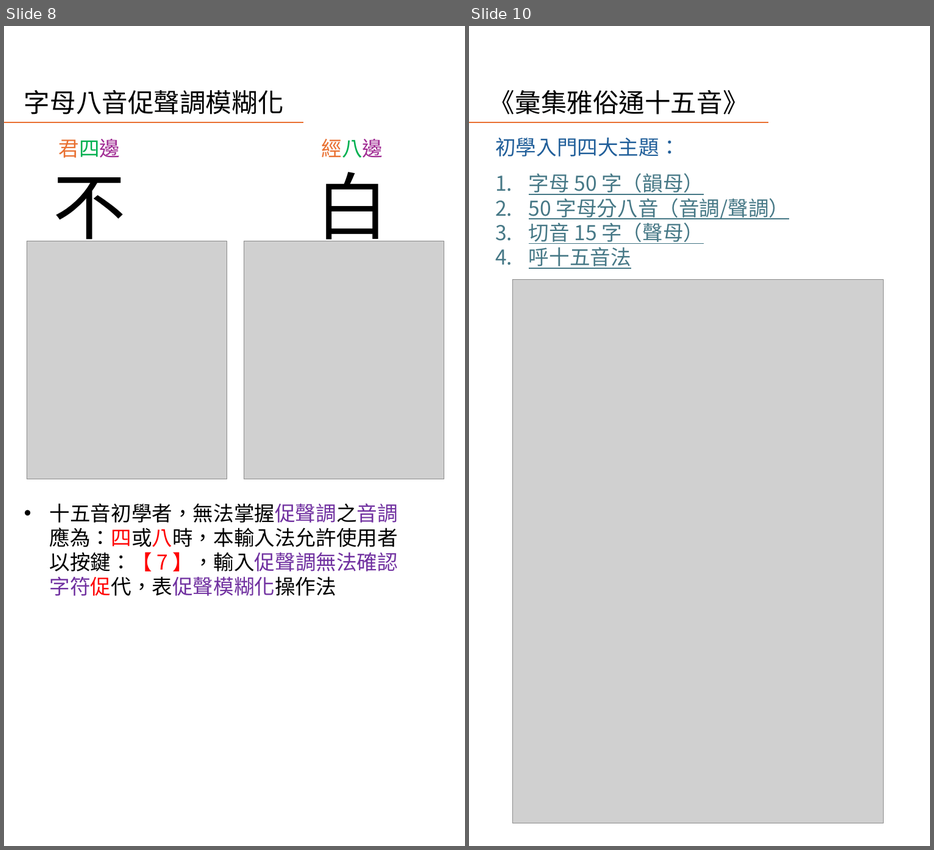
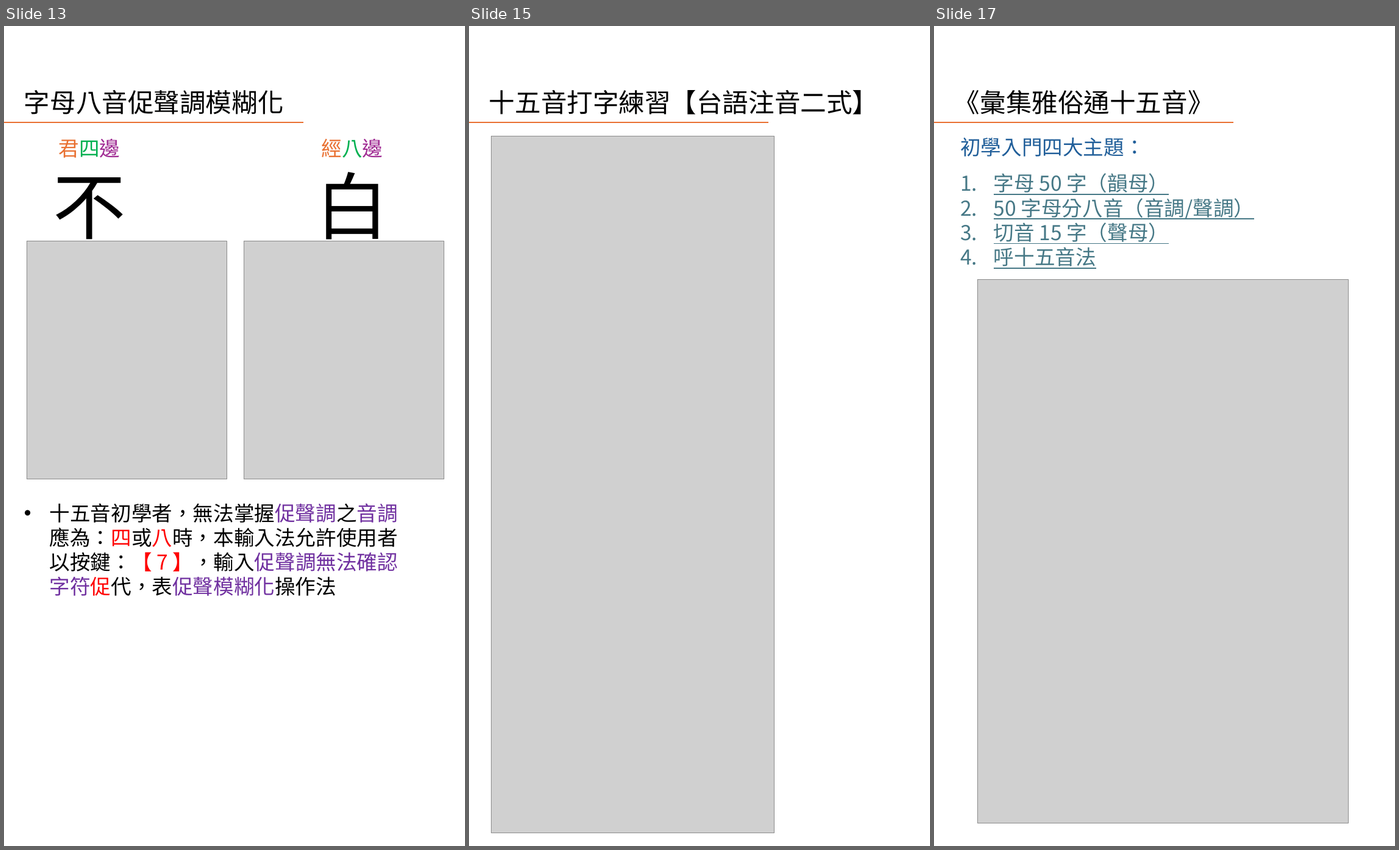
Before and after one commit to AlanJui/rime-tlpa, a slide deck: docs/guide/十五音輸入法簡介.pptx. Shown side by side, each under a label of ours: slides 8 and 10 before the commit, slides 13, 15 and 17 after it; the slides between them are not shown. The pictures are 934x850 and 1399x850 pixels, drawn with LibreOffice and Linux fonts; fonts in the diff are those of the drawing; grey boxes stand for pictures. Boxes give left, top, right and bottom in pixels: in the first picture for what was removed or moved away, otherwise in the second. Text is boxed around its words. In the diff, an @@ line names an element or a change of style, - is before the commit and + after.

Commit message:
十五音輸入法簡介 v0.0.2

```diff
--- a/docs/guide/十五音輸入法簡介.pptx
+++ b/docs/guide/十五音輸入法簡介.pptx
@@ slide 15 added at <box>469,26,930,846</box>, background #FFFFFF; not listed: 1 template element that a slide beside it also shows @@
@@ title added at <box>489,90,878,114</box>, 45.6 pt, text #000000 @@
+十五音打字練習【台語注音二式】
@@ picture added at <box>492,136,775,833</box> @@
@@ what was slide 8 is now slide 13 @@
@@ what was slide 10 is now slide 17 @@
```
Also in this commit, not shown: 3 slides changed, 5 other slides added.
